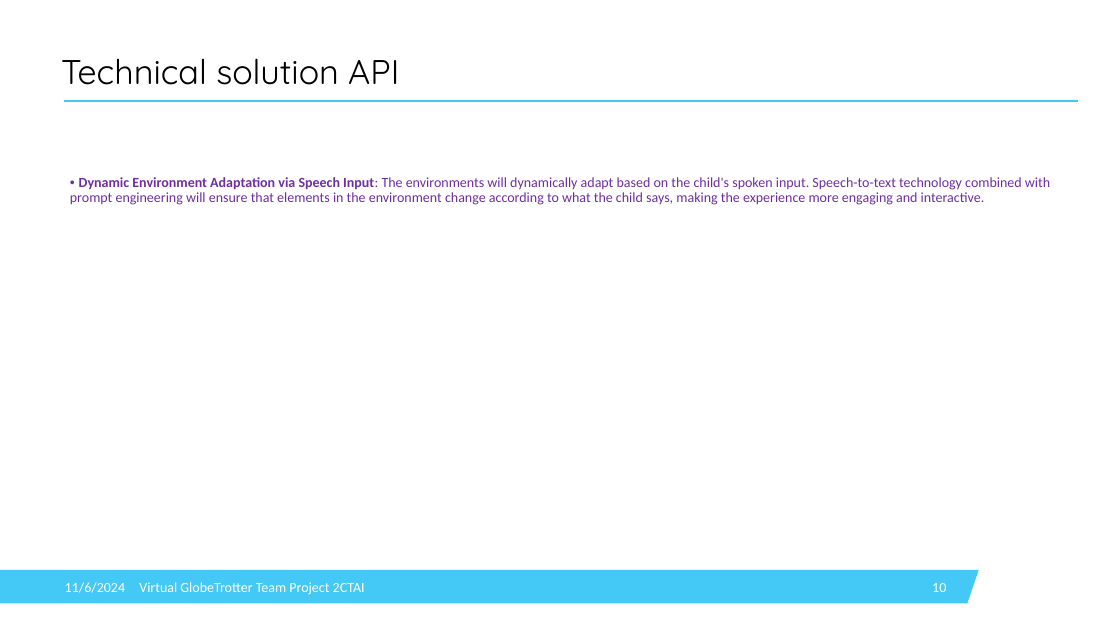
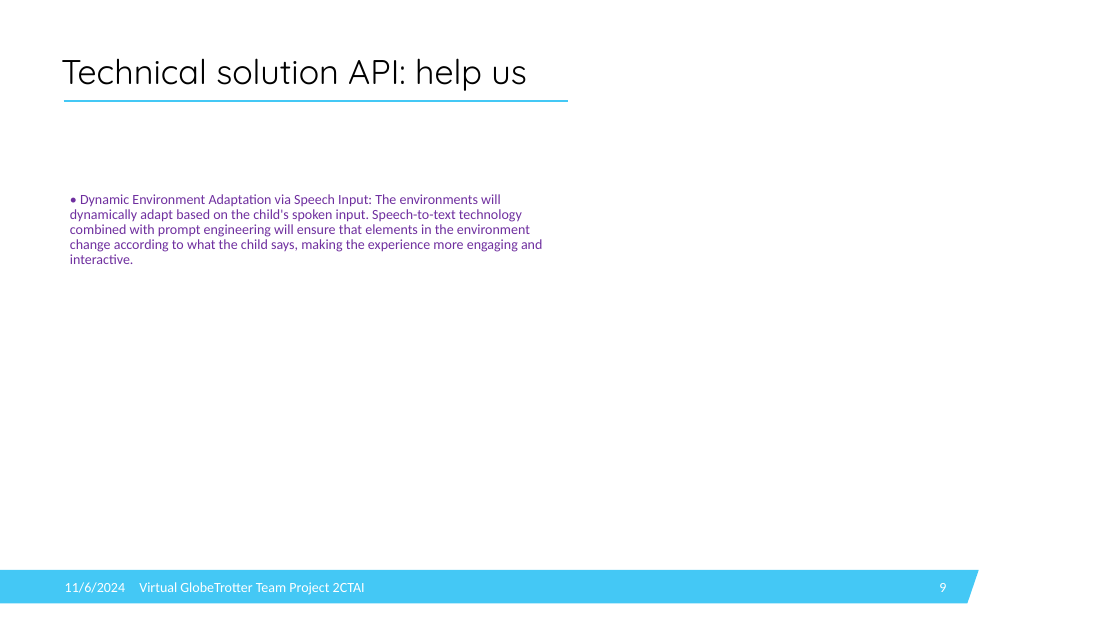
Before and after one commit to IsabelleDesle/VirtualGlobeTrotter, a slide deck: slide 9 of PresentationVGT.pptx (slide 10 before the commit). Drawn at 1120x630 pixels with LibreOffice and Linux fonts; fonts in the diff are those of the drawing; background and template pictures are left out. Boxes give left, top, right and bottom in pixels: in the first picture for what was removed or moved away, otherwise in the second. Text is boxed around its words. In the diff, an @@ line names an element or a change of style, - is before the commit and + after.

```diff
--- a/PresentationVGT.pptx
+++ b/PresentationVGT.pptx
@@ title at (x1=61, y1=58, x2=527, y2=91): text changed @@
-Technical solution API
+Technical solution API: help us
@@ line removed from (64, 101) to (1078, 101) @@
@@ text "• Dynamic Environment Adaptation via ..." at (x1=70, y1=194, x2=542, y2=264): font Arial to Calibri in "•"; bold off in "Dynamic Environment Adaptation via Speech Input:" @@
@@ page number at (x1=939, y1=583, x2=946, y2=592): text changed @@
-10
+9
```
Also in this commit, not shown: 7 other slides changed, 1 slide added, 2 slides removed.
